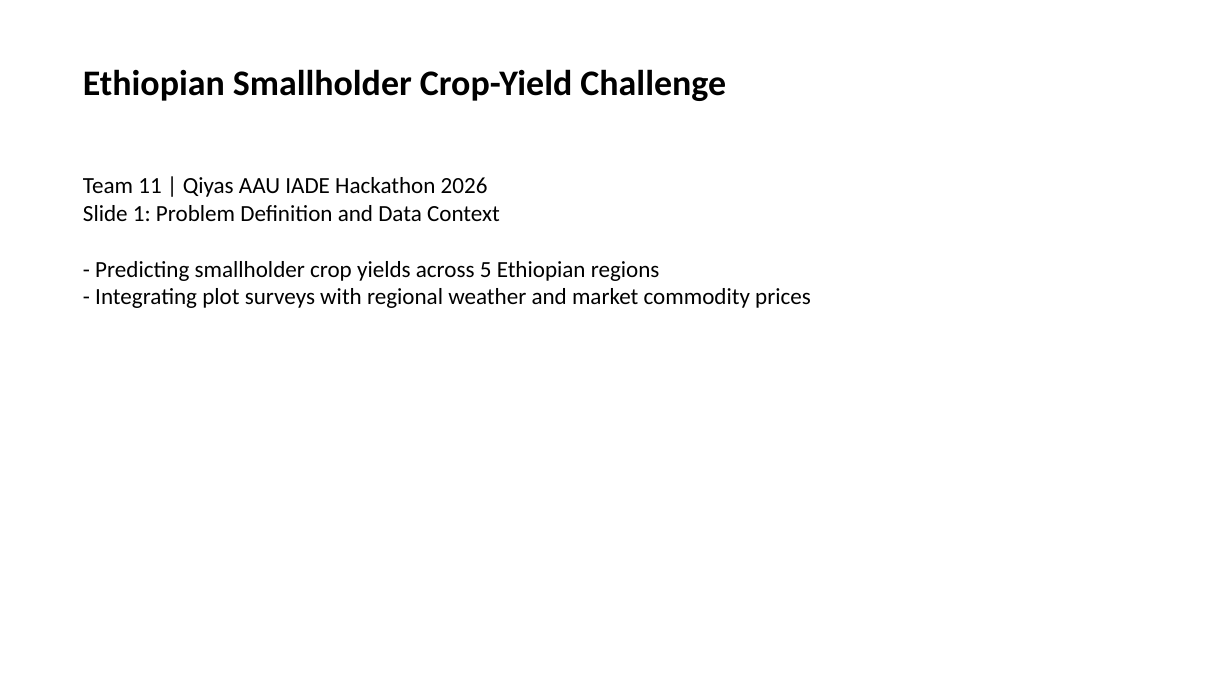
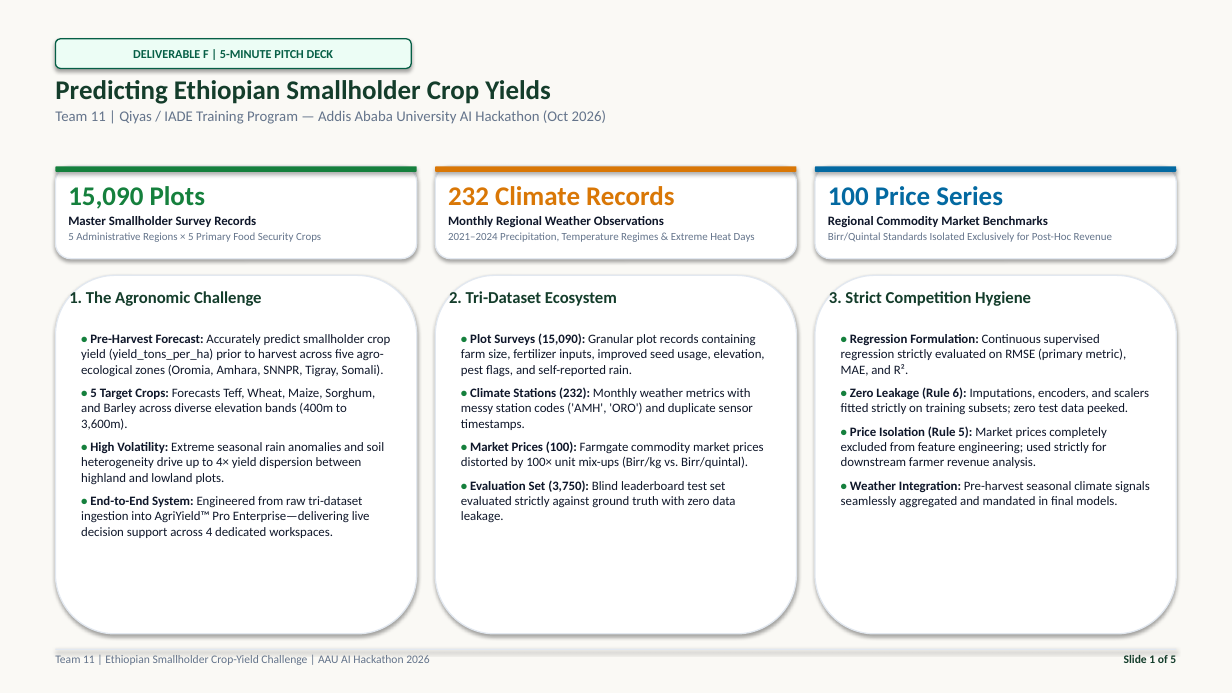
Before and after one commit to seudsahm2/team_11, a slide deck: slide 1 of presentation/team_11_slides.pptx. Drawn at 1232x693 pixels with LibreOffice and Linux fonts; fonts in the diff are those of the drawing. Boxes give left, top, right and bottom in pixels: in the first picture for what was removed or moved away, otherwise in the second. Text is boxed around its words. In the diff, an @@ line names an element or a change of style, - is before the commit and + after.

Commit message:
feat(presentation): compile Deliverable F 5-slide pitch deck (PPTX/PDF) and automation script

```diff
--- a/presentation/team_11_slides.pptx
+++ b/presentation/team_11_slides.pptx
@@ rectangle added at [0, 0, 1232, 693], fill #FAF9F5 @@
@@ rounded rectangle added at [55, 39, 411, 68], fill #ECFDF5, outline #065F46 1 pt, 9.5 pt, text #065F46, bold @@
+DELIVERABLE F | 5-MINUTE PITCH DECK
@@ text at [55, 80, 606, 124]: text changed; size 28 to 11.5 pt; text colour #000000 to #64748B; bold off @@
-Ethiopian Smallholder Crop-Yield Challenge
+Predicting Ethiopian Smallholder Crop Yields
+Team 11 | Qiyas / IADE Training Program — Addis Ababa University AI Hackathon (Oct 2026)
@@ rounded rectangle added at [55, 166, 417, 259], fill #FFFFFF, outline #E2E8F0 1 pt @@
@@ rounded rectangle added at [55, 166, 417, 172], fill #15803D @@
@@ text removed at [83, 177, 811, 308] @@
-Team 11 | Qiyas AAU IADE Hackathon 2026
-Slide 1: Problem Definition and Data Context
-- Predicting smallholder crop yields across 5 Ethiopian regions
-- Integrating plot surveys with regional weather and market commodity prices
@@ rounded rectangle added at [435, 166, 797, 259], fill #FFFFFF, outline #E2E8F0 1 pt @@
@@ rounded rectangle added at [435, 166, 797, 172], fill #D97706 @@
@@ rounded rectangle added at [815, 166, 1177, 259], fill #FFFFFF, outline #E2E8F0 1 pt @@
@@ rounded rectangle added at [815, 166, 1177, 172], fill #0369A1 @@
@@ text added at [68, 186, 321, 242], 8.5 pt, text #64748B @@
+15,090 Plots
+Master Smallholder Survey Records
+5 Administrative Regions × 5 Primary Food Security Crops
@@ text added at [448, 186, 755, 242], 8.5 pt, text #64748B @@
+232 Climate Records
+Monthly Regional Weather Observations
+2021–2024 Precipitation, Temperature Regimes & Extreme Heat Days
@@ text added at [828, 186, 1112, 242], 8.5 pt, text #64748B @@
+100 Price Series
+Regional Commodity Market Benchmarks
+Birr/Quintal Standards Isolated Exclusively for Post-Hoc Revenue
@@ rounded rectangle added at [55, 275, 417, 634], fill #FFFFFF, outline #E2E8F0 1 pt @@
@@ text added at [69, 291, 262, 306], 13 pt, text #143D2B, bold @@
+1. The Agronomic Challenge
@@ rounded rectangle added at [435, 275, 797, 634], fill #FFFFFF, outline #E2E8F0 1 pt @@
@@ text added at [449, 291, 617, 306], 13 pt, text #143D2B, bold @@
+2. Tri-Dataset Ecosystem
@@ rounded rectangle added at [815, 275, 1177, 634], fill #FFFFFF, outline #E2E8F0 1 pt @@
@@ text added at [829, 291, 1031, 306], 13 pt, text #143D2B, bold @@
+3. Strict Competition Hygiene
@@ text added at [81, 334, 390, 538], 10 pt, text #0F172A @@
+• Pre-Harvest Forecast: Accurately predict smallholder crop yield (yield_tons_per_ha) prior to harvest across five agro-ecological zones (Oromia, Amhara, SNNPR, Tigray, Somali).
+• 5 Target Crops: Forecasts Teff, Wheat, Maize, Sorghum, and Barley across diverse elevation bands (400m to 3,600m).
+• High Volatility: Extreme seasonal rain anomalies and soil heterogeneity drive up to 4× yield dispersion between highland and lowland plots.
+• End-to-End System: Engineered from raw tri-dataset ingestion into AgriYield™ Pro Enterprise—delivering live decision support across 4 dedicated workspaces.
@@ text added at [461, 333, 765, 522], 10 pt, text #0F172A @@
+• Plot Surveys (15,090): Granular plot records containing farm size, fertilizer inputs, improved seed usage, elevation, pest flags, and self-reported rain.
+• Climate Stations (232): Monthly weather metrics with messy station codes ('AMH', 'ORO') and duplicate sensor timestamps.
+• Market Prices (100): Farmgate commodity market prices distorted by 100× unit mix-ups (Birr/kg vs. Birr/quintal).
+• Evaluation Set (3,750): Blind leaderboard test set evaluated strictly against ground truth with zero data leakage.
@@ text added at [841, 334, 1150, 508], 10 pt, text #0F172A @@
+• Regression Formulation: Continuous supervised regression strictly evaluated on RMSE (primary metric), MAE, and R².
+• Zero Leakage (Rule 6): Imputations, encoders, and scalers fitted strictly on training subsets; zero test data peeked.
+• Price Isolation (Rule 5): Market prices completely excluded from feature engineering; used strictly for downstream farmer revenue analysis.
+• Weather Integration: Pre-harvest seasonal climate signals seamlessly aggregated and mandated in final models.
@@ rectangle added at [55, 649, 1177, 650], fill #E2E8F0 @@
@@ text added at [55, 655, 429, 665], 9 pt, text #64748B @@
+Team 11 | Ethiopian Smallholder Crop-Yield Challenge | AAU AI Hackathon 2026
@@ text added at [1124, 655, 1176, 663], 9 pt, text #143D2B, bold @@
+Slide 1 of 5
```
Also in this commit, not shown: 4 slides added, 4 slides removed, 3 other files.
